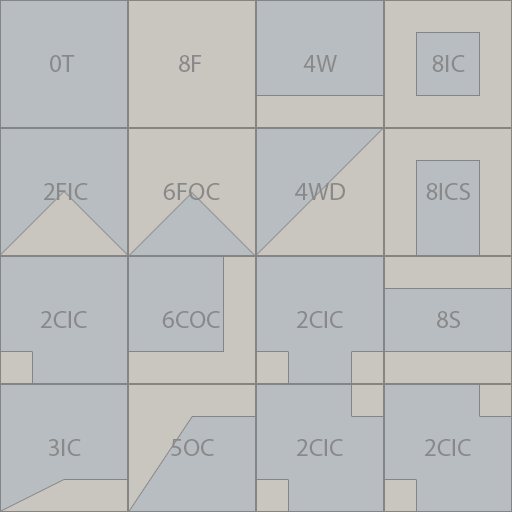
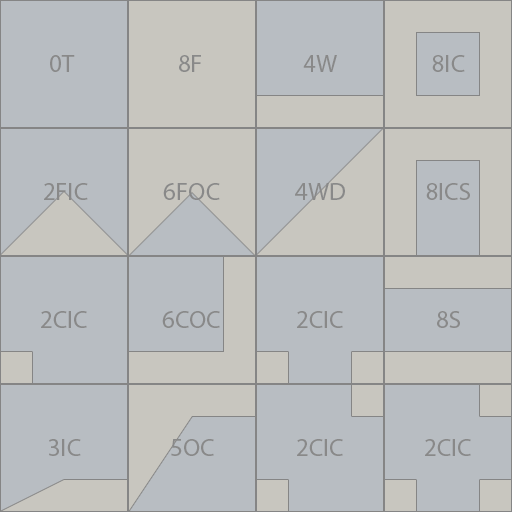
Layered file, before and after one edit (512px x 512px). Changes by layer:
painted on "Shape 1" (10th of 14, in "2CIC copy 3") over 480, 480, 511, 511
